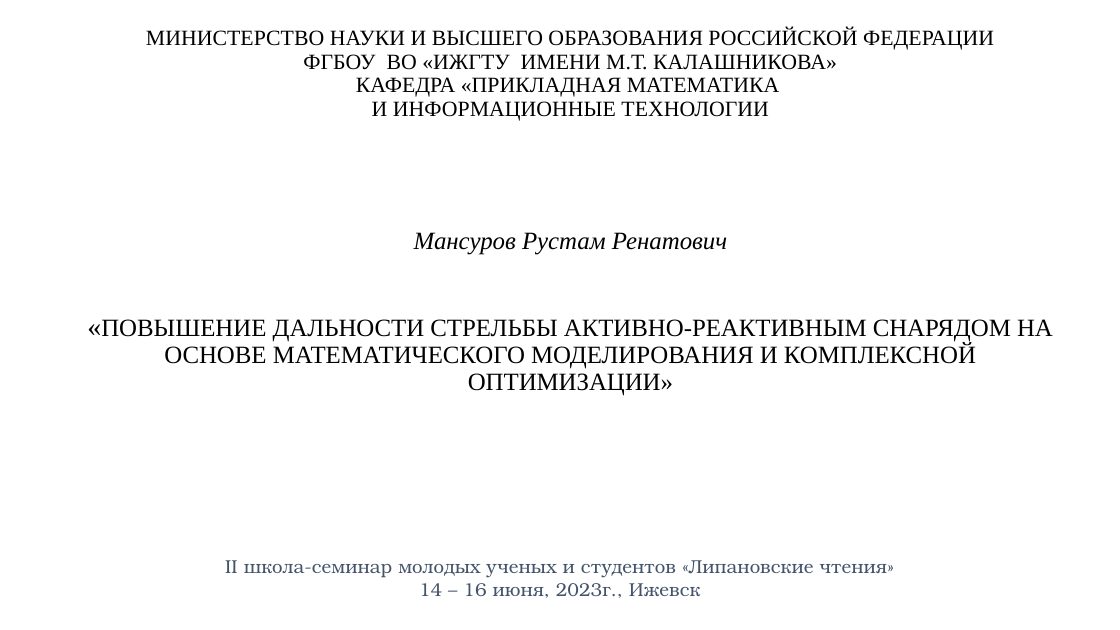
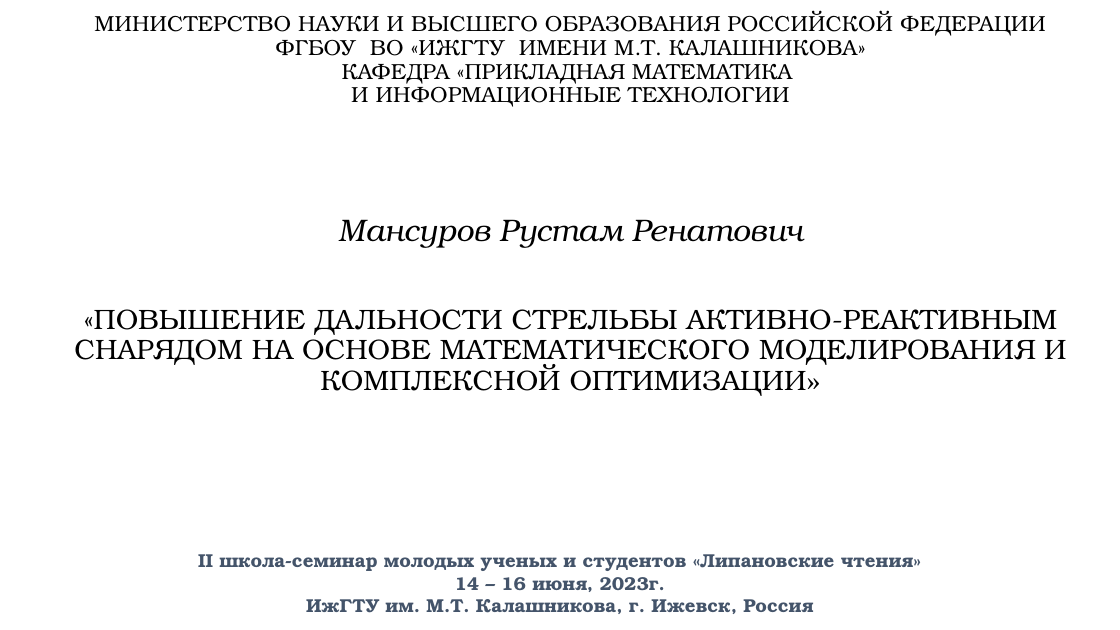
Before and after one commit to rustam-mansurov/cats, a slide deck: slide 1 of Конференции/Липановские чтения/Липановские чтения Мансуров.pptx. Drawn at 1120x630 pixels with LibreOffice and Linux fonts; fonts in the diff are those of the drawing. Boxes give left, top, right and bottom in pixels: in the first picture for what was removed or moved away, otherwise in the second. Text is boxed around its words. In the diff, an @@ line names an element or a change of style, - is before the commit and + after.

```diff
--- a/Конференции/Липановские чтения/Липановские чтения Мансуров.pptx
+++ b/Конференции/Липановские чтения/Липановские чтения Мансуров.pptx
@@ title "МИНИСТЕРСТВО НАУКИ И ВЫСШЕГО ОБРАЗОВАНИЯ ..." at [74, 11, 1066, 396]: size 16 to 20 pt in "Мансуров Рустам Ренатович"; size 16 to 18 pt in "«ПОВЫШЕНИЕ ДАЛЬНОСТИ СТРЕЛЬБЫ АКТИВНО-РЕАКТИВНЫМ СНАРЯДОМ НА ..."; font Times New Roman to TeX Gyre Bonum @@
@@ text "II школа-семинар молодых ученых и ...": place and size @@
-text "II школа-семинар молодых ученых и ..." at [225, 560, 887, 596]
+text "II школа-семинар молодых ученых и ..." at [198, 554, 913, 613]
@@ text at [198, 554, 913, 571]: bold on in "II школа-семинар молодых ученых и студентов «Липановские ..." @@
@@ text at [306, 577, 813, 613]: text changed; bold on @@
-14 – 16 июня, 2023г., Ижевск
+14 – 16 июня, 2023г.
+ИжГТУ им. М.Т. Калашникова, г. Ижевск, Россия
```
Also in this commit, not shown: 4 other slides changed, 5 other files.
